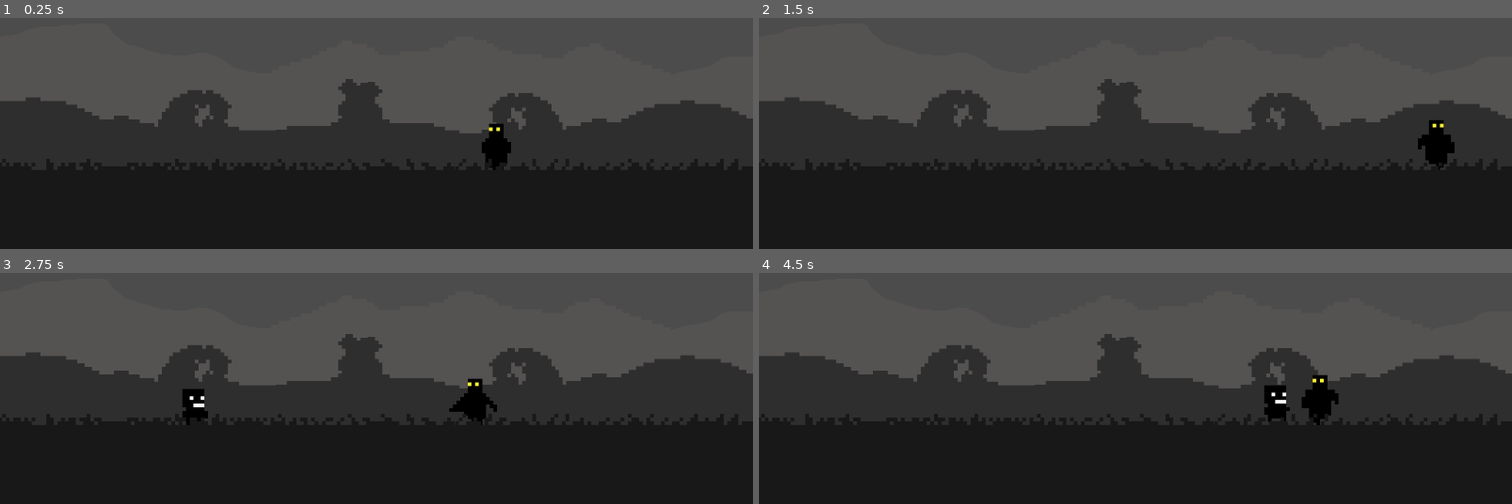
Above: before the commit, frames 1-4 (two rows, left to right).
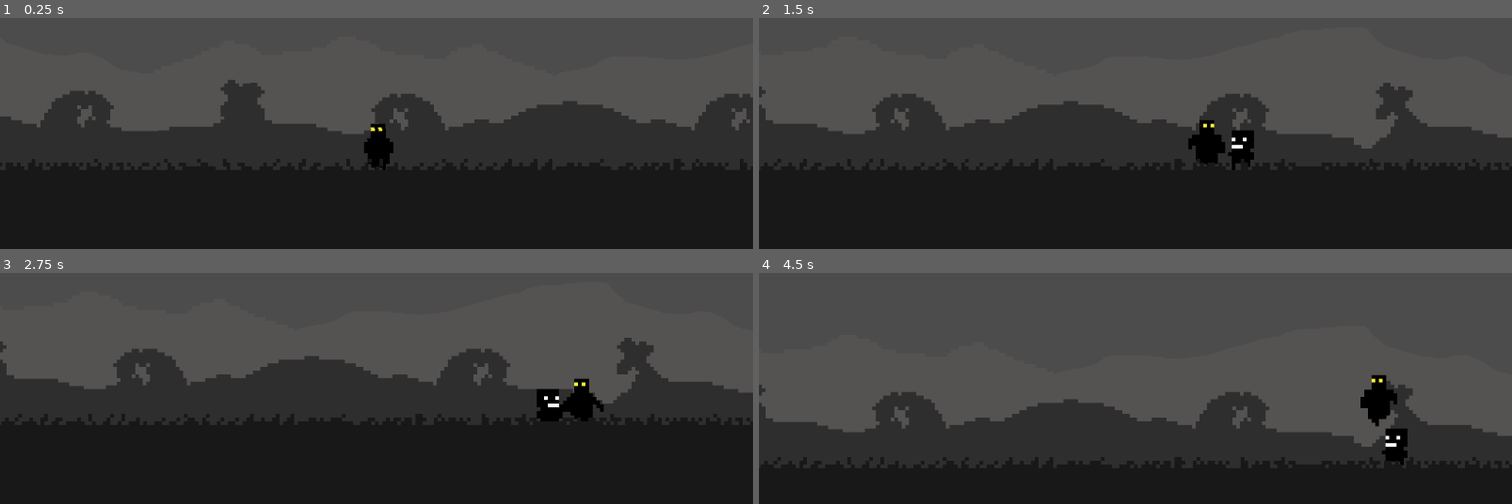
Above: after the commit, the same moments.

Repository: renzoventura/Shade
Game: Godot game, scene res://Scenes/Level/TemplateLevel.tscn
Same seed, same stepped clock (60 frames per second), same inputs: the game is played once before the commit and once after it.
Inputs:
- Up to frame 1 (0.25 s): no input
- Up to frame 2 (1.5 s): tap Enter at 0.5 s; hold D (right) from 0.53 s (still down); tap , (attack) at 0.6 s; tap W (jump) at 0.77 s; tap Shift (dash) at 1.35 s
- Up to frame 3 (2.75 s): tap W (jump) at 1.52 s; release D (right) at 2.03 s; hold A (left) from 2.03 s (still down); tap , (attack) at 2.1 s
- Up to frame 4 (4.5 s): release A (left) at 2.78 s; hold D (right) 2.78-4.28 s; tap Shift (dash) at 2.85, 4.35 s; tap W (jump) at 3.02, 3.77 s; tap , (attack) at 3.6 s; hold A (left) from 4.28 s (still down)

The runs differ from the first frame. In frame 1, 8.8% of the frame differs, in the area x 0-100%, y 26-66%; in frame 2, 10%; in frame 3, 11%; in frame 4, 22%, in the area x 0-100%, y 26-83%.

Commit message:
Update level and increase player camera limits

Diff:
--- a/Scenes/Level/GameState.gd
+++ b/Scenes/Level/GameState.gd
@@ -6,8 +6,8 @@
 func _process(delta):
 	generate_enemies()
 
-var rightSpawnPoint = Vector2(700,-700)
-var leftSpawnPoint = Vector2(-1885.217,-668.694)
+var rightSpawnPoint = Vector2(2021.296,-76.711)
+var leftSpawnPoint = Vector2(-2250.726,-68.302)
 var spawn_points = [rightSpawnPoint, leftSpawnPoint]
 func get_number_off_enemies():
 	return get_node("Enemies").get_child_count();
--- a/Scenes/Level/TemplateLevel.tscn
+++ b/Scenes/Level/TemplateLevel.tscn
@@ -13,6 +13,25 @@
 [node name="TemplateLevel" type="Node2D"]
 script = ExtResource( 5 )
 
+[node name="walls" type="Node2D" parent="."]
+position = Vector2( -21.1295, 319.218 )
+
+[node name="StaticBody2D" type="StaticBody2D" parent="."]
+position = Vector2( -75.7911, 344.447 )
+collision_layer = 16
+
+[node name="CollisionShape2D" type="CollisionShape2D" parent="StaticBody2D"]
+position = Vector2( 166.032, 70.4909 )
+shape = SubResource( 1 )
+
+[node name="StaticBody2D2" type="StaticBody2D" parent="."]
+position = Vector2( 880.562, 341.983 )
+collision_layer = 16
+
+[node name="CollisionShape2D" type="CollisionShape2D" parent="StaticBody2D2"]
+position = Vector2( 3157.7, 70.9563 )
+shape = SubResource( 1 )
+
 [node name="Player" parent="." instance=ExtResource( 1 )]
 position = Vector2( 2454.51, 566.595 )
 z_index = 2
@@ -21,31 +40,17 @@
 position = Vector2( 2157.6, 669.056 )
 
 [node name="Enemy" parent="Enemies" instance=ExtResource( 3 )]
-position = Vector2( -1885.22, -668.694 )
-
-[node name="StaticBody2D" type="StaticBody2D" parent="."]
-position = Vector2( -21.1295, 319.218 )
-
-[node name="CollisionShape2D" type="CollisionShape2D" parent="StaticBody2D"]
-position = Vector2( 166.032, 70.4909 )
-shape = SubResource( 1 )
-
-[node name="StaticBody2D2" type="StaticBody2D" parent="."]
-position = Vector2( -132.782, 287.321 )
-
-[node name="CollisionShape2D" type="CollisionShape2D" parent="StaticBody2D2"]
-position = Vector2( 3157.7, 70.9563 )
-shape = SubResource( 1 )
+position = Vector2( 2021.3, -76.7115 )
 
 [node name="Floors" type="Node2D" parent="."]
 position = Vector2( 1202.51, 791.183 )
 
 [node name="Floor" parent="Floors" instance=ExtResource( 2 )]
-position = Vector2( 0, 0 )
+position = Vector2( -180.264, 0 )
 z_index = 5
 
 [node name="Floor2" parent="Floors" instance=ExtResource( 2 )]
-position = Vector2( 2392.41, 0.117615 )
+position = Vector2( 2205.55, 0 )
 z_index = 5
 
 [node name="Background" type="Node2D" parent="."]
--- a/Scenes/Player/Player.tscn
+++ b/Scenes/Player/Player.tscn
@@ -24,7 +24,7 @@
 current = true
 zoom = Vector2( 2, 2 )
 limit_left = 0
-limit_right = 3158
+limit_right = 4180
 offset_v = 1.0
 
 [node name="Sprite" parent="." instance=ExtResource( 1 )]
--- a/project.godot
+++ b/project.godot
@@ -61,6 +61,7 @@
 2d_physics/layer_2="Attack"
 2d_physics/layer_3="Enemy"
 2d_physics/layer_4="Environment"
+2d_physics/layer_5="EnemyWall"
 
 [rendering]
 
